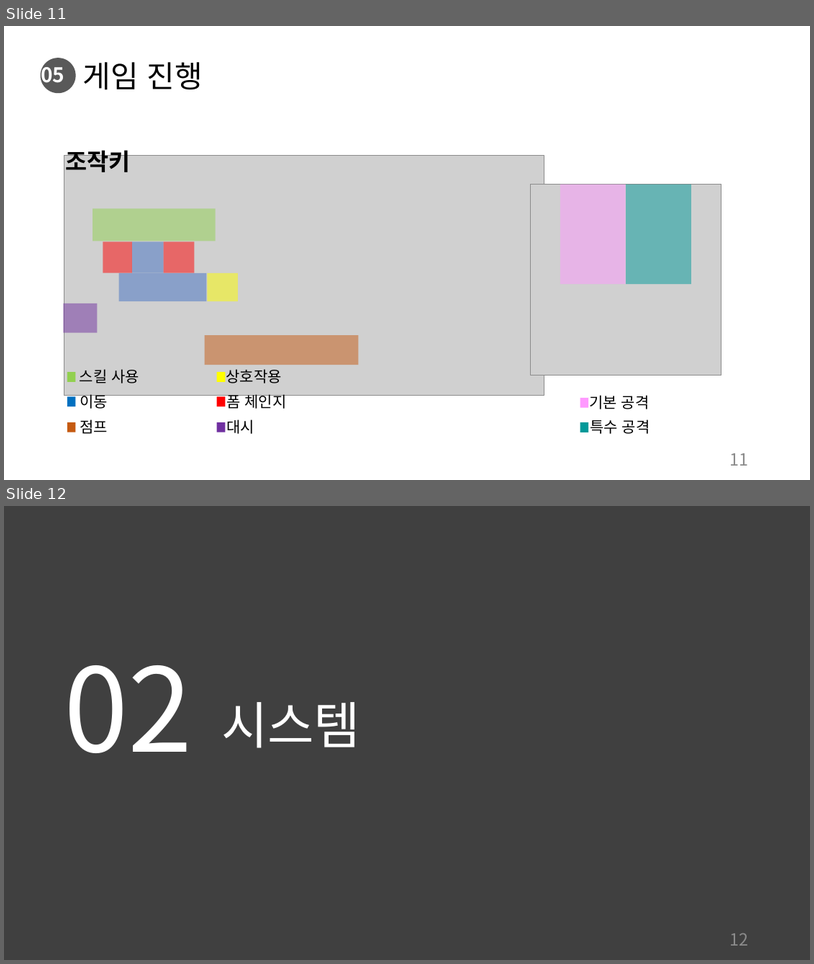
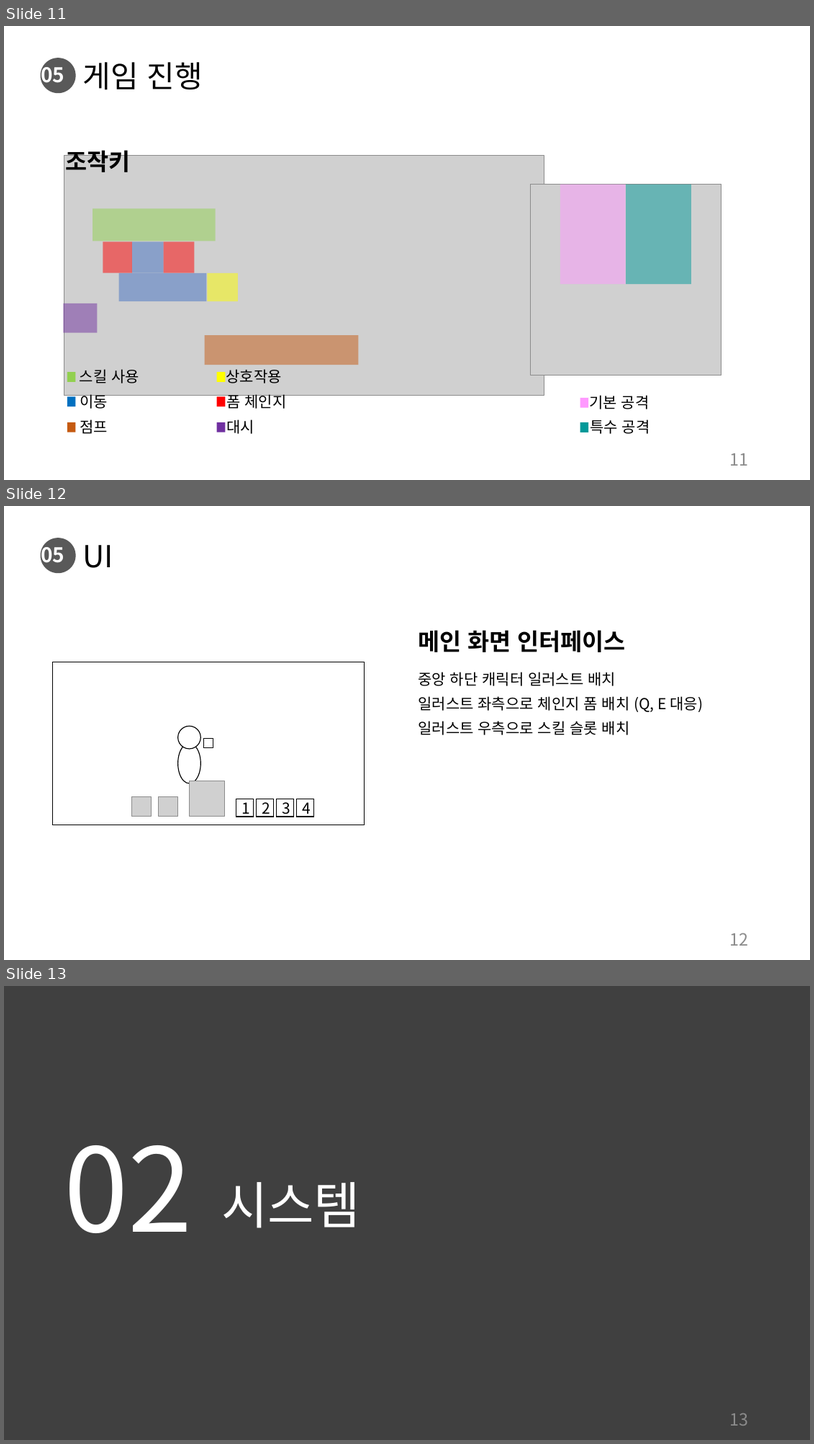
Before and after one commit to charobe/HDB, a slide deck: 조영욱/하자 드 바이오.pptx. Shown one above the other, each under a label of ours: slides 11 and 12 before the commit, slides 11, 12 and 13 after it. The pictures are 814x964 and 814x1444 pixels, drawn with LibreOffice and Linux fonts; fonts in the diff are those of the drawing; grey boxes stand for pictures. Boxes give left, top, right and bottom in pixels: in the first picture for what was removed or moved away, otherwise in the second. Text is boxed around its words. In the diff, an @@ line names an element or a change of style, - is before the commit and + after.

```diff
--- a/조영욱/하자 드 바이오.pptx
+++ b/조영욱/하자 드 바이오.pptx
@@ slide 12 added at bbox=[4, 506, 810, 960], background #FFFFFF; not listed: 1 template element that a slide beside it also shows @@
@@ text added at bbox=[41, 542, 64, 568], 24 pt, text #FFFFFF, bold @@
+05
@@ title added at bbox=[83, 545, 114, 568], 36 pt, text #000000 @@
+UI
@@ text added at bbox=[418, 630, 626, 652], 28 pt, text #000000, bold @@
+메인 화면 인터페이스
@@ rectangle added at bbox=[52, 662, 365, 824], fill #FFFFFF, outline #000000 1 pt @@
@@ text added at bbox=[418, 672, 704, 735], 18 pt, text #000000 @@
+중앙 하단 캐릭터 일러스트 배치
+일러스트 좌측으로 체인지 폼 배치 (Q, E 대응)
+일러스트 우측으로 스킬 슬롯 배치
@@ ellipse added at bbox=[178, 743, 201, 783], fill #FFFFFF, outline #000000 1 pt @@
@@ ellipse added at bbox=[178, 726, 201, 749], fill #FFFFFF, outline #000000 1 pt @@
@@ rectangle added at bbox=[203, 739, 213, 748], fill #FFFFFF, outline #000000 1 pt @@
@@ picture added at bbox=[189, 780, 224, 816] @@
@@ picture added at bbox=[131, 797, 151, 816] @@
@@ picture added at bbox=[159, 797, 178, 816] @@
@@ rectangle added at bbox=[237, 799, 254, 817], fill #FFFFFF, outline #000000 1 pt, 18 pt, text #000000 @@
+1
@@ rectangle added at bbox=[256, 799, 274, 817], fill #FFFFFF, outline #000000 1 pt, 18 pt, text #000000 @@
+2
@@ rectangle added at bbox=[277, 799, 294, 817], fill #FFFFFF, outline #000000 1 pt, 18 pt, text #000000 @@
+3
@@ rectangle added at bbox=[297, 799, 314, 817], fill #FFFFFF, outline #000000 1 pt, 18 pt, text #000000 @@
+4
@@ page number added at bbox=[730, 932, 749, 945], 20 pt, text #8C8C8C @@
+12
@@ what was slide 12 is now slide 13 @@
@@ page number at bbox=[730, 1413, 749, 1425]: text changed @@
-12
+13
```
Also in this commit, not shown: 3 slides changed, 1 other slide added.
